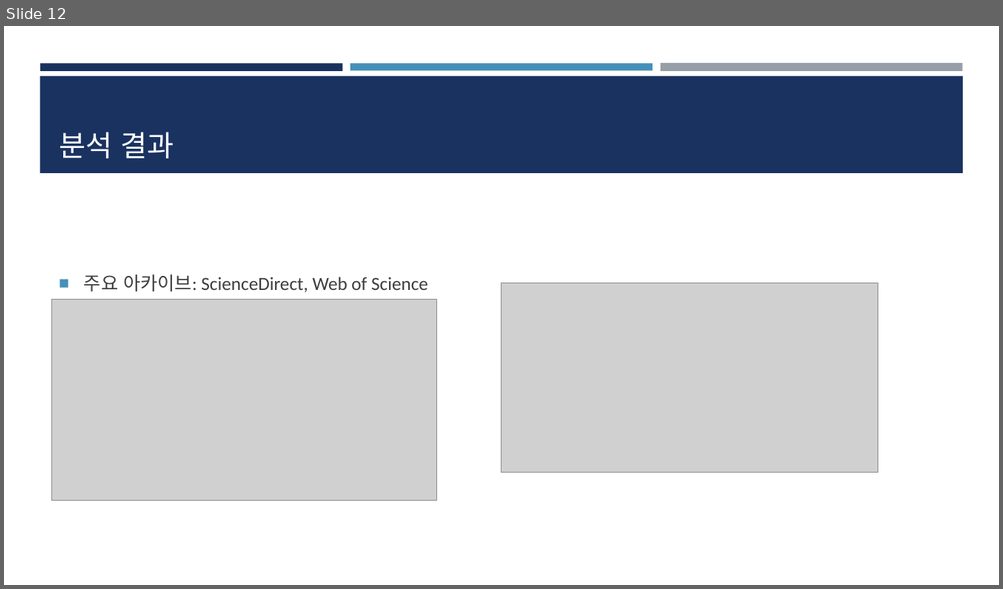
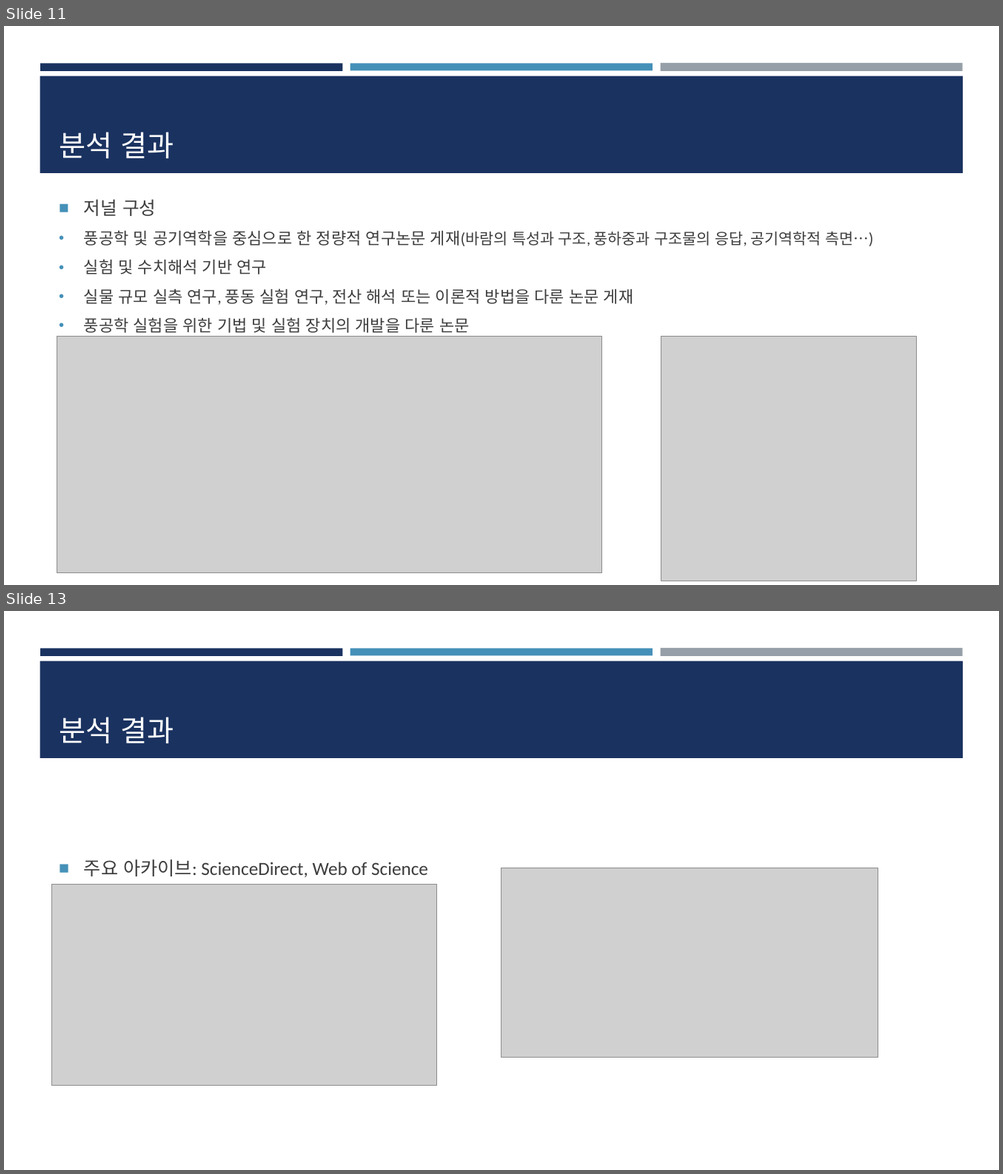
Before and after one commit to dbsdn541-ui/CSE--, a slide deck: CFD_저널 분석 ppt.pptx. Shown one above the other, each under a label of ours: slide 12 before the commit, slides 11 and 13 after it; the slides between them are not shown. The pictures are 1003x589 and 1003x1174 pixels, drawn with LibreOffice and Linux fonts; fonts in the diff are those of the drawing; grey boxes stand for pictures. Boxes give left, top, right and bottom in pixels: in the first picture for what was removed or moved away, otherwise in the second. Text is boxed around its words. In the diff, an @@ line names an element or a change of style, - is before the commit and + after.

```diff
--- a/CFD_저널 분석 ppt.pptx
+++ b/CFD_저널 분석 ppt.pptx
@@ slide 11 added at bbox=[4, 26, 999, 585], background #FFFFFF; not listed: 4 template elements that a slide beside it also shows @@
@@ title added at bbox=[59, 132, 173, 158], 28 pt, text #FFFFFF @@
+분석 결과
@@ text added at bbox=[84, 199, 868, 333], 15.7 pt, text #3D3D3D @@
+■ 저널 구성
+• 풍공학 및 공기역학을 중심으로 한 정량적 연구논문 게재(바람의 특성과 구조, 풍하중과 구조물의 응답, 공기역학적 측면…)
+• 실험 및 수치해석 기반 연구
+• 실물 규모 실측 연구, 풍동 실험 연구, 전산 해석 또는 이론적 방법을 다룬 논문 게재
+• 풍공학 실험을 위한 기법 및 실험 장치의 개발을 다룬 논문
@@ picture added at bbox=[57, 336, 601, 574] @@
@@ picture added at bbox=[661, 336, 916, 582] @@
@@ what was slide 12 is now slide 13 @@
```
Also in this commit, not shown: 10 slides changed, 1 other slide added.
